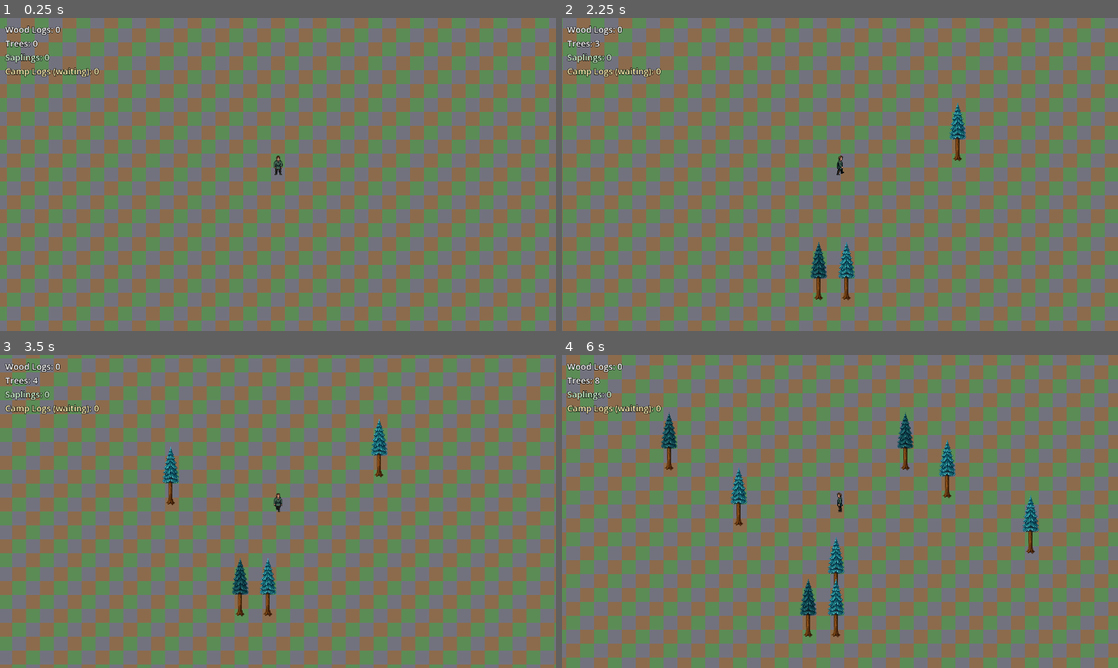
Above: before the commit, frames 1-4 (two rows, left to right).
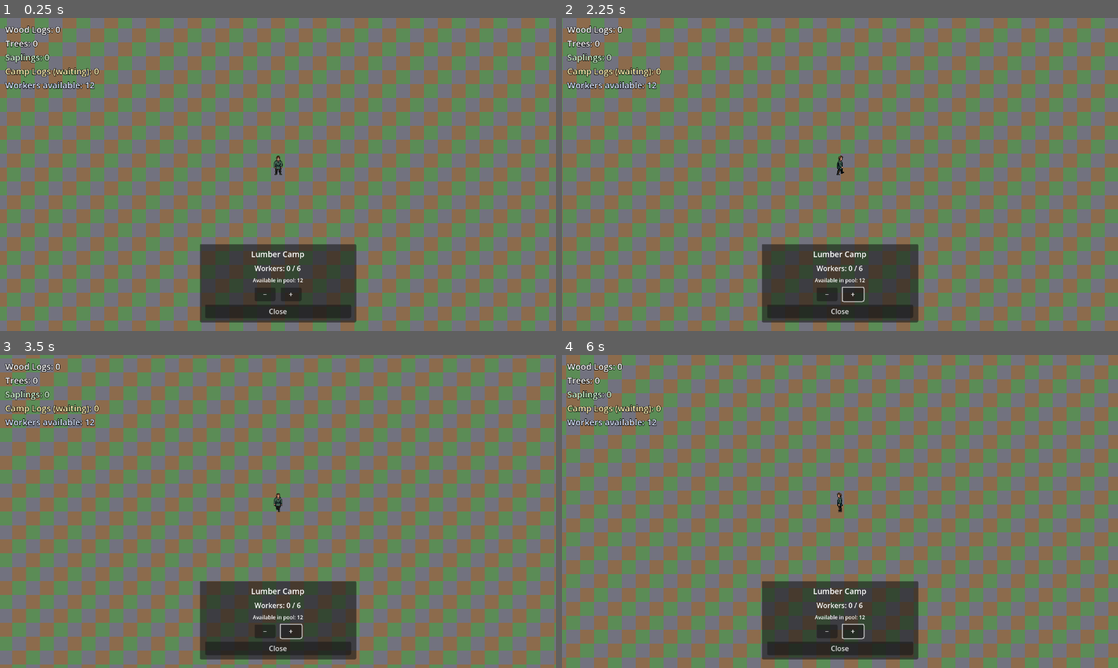
Above: after the commit, the same moments.

Repository: mcchesneyjg-max/Test-Gamer
Game: Godot game, scene res://main.tscn
Two runs of this game, one before a commit and one after it. Both use one fixed random seed, a clock stepped at 60 frames per second and the inputs below.
Inputs (mouse positions are in pixels of both pictures, inside the frame that each line leads up to):
- Up to frame 1 (0.25 s): no input
- Up to frame 2 (2.25 s): click (828, 293) at 0.5 s, where only the run after the commit has a clickable "−"; click (851, 293) at 1.25 s, where only the run after the commit has a clickable "+"; tap Enter at 2 s; move the mouse to (962, 158) at 2.02 s; hold D (move_right) from 2.03 s (still down); tap T at 2.1 s; click (962, 158) at 2.17 s
- Up to frame 3 (3.5 s): move the mouse to (166, 527) at 2.77 s; release D (move_right) at 2.78 s; hold S (move_down) from 2.78 s (still down); tap T at 2.85 s; click (166, 527) at 2.92 s
- Up to frame 4 (6 s): move the mouse to (895, 442) at 3.52 s; release S (move_down) at 3.53 s; hold D (move_right) 3.53-4.28 s; tap T every 0.75 s from 3.6 to 5.85 s; click (895, 442) at 3.67 s; move the mouse to (812, 574) at 4.27 s; hold W (move_up) 4.28-5.03 s; click (812, 574) at 4.42 s; move the mouse to (1006, 558) at 5.02 s; hold A (move_left) from 5.03 s (still down); click (1006, 558) at 5.17 s; tap Escape at 5.65 s; move the mouse to (673, 464) at 5.77 s; click (673, 464) at 5.92 s

The runs differ from the first frame. In frame 1, 7.3% of the frame differs, in the area x 0-65%, y 20-98%; in frame 2, 7.6%; in frame 3, 8.0%; in frame 4, 8.8%, in the area x 0-86%, y 7-98%.
Error after the commit: Parse Error: Cannot infer the type of "offset" variable because the value doesn't have a set type. (res://scripts/lumber_camp.gd:138)

Commit message:
Add lumber camp worker pool with click-to-assign UI
Each lumber camp supports up to 6 workers drawn from a global pool of 12.
Click a camp to open a panel with +/- buttons to assign or release workers.
The HUD shows how many workers remain available in the pool.

Co-authored-by: mcchesneyjg-max <mcchesneyjg-max@users.noreply.github.com>

Diff:
--- a/game/main.tscn
+++ b/game/main.tscn
@@ -7,6 +7,7 @@
 [ext_resource type="PackedScene" uid="uid://game-hud" path="res://scenes/game_hud.tscn" id="6_hud"]
 [ext_resource type="Script" path="res://scripts/dev_screenshot.gd" id="7_screenshot"]
 [ext_resource type="PackedScene" uid="uid://forester-ui" path="res://scenes/forester_ui.tscn" id="8_forester_ui"]
+[ext_resource type="PackedScene" uid="uid://lumber-camp-ui" path="res://scenes/lumber_camp_ui.tscn" id="11_lumber_camp_ui"]
 [ext_resource type="Script" path="res://scripts/forester_zone_overlay.gd" id="9_zone_overlay"]
 [ext_resource type="PackedScene" uid="uid://city-siege-player" path="res://scenes/player.tscn" id="10_player"]
 
@@ -35,3 +36,5 @@
 [node name="GameHud" parent="." instance=ExtResource("6_hud")]
 
 [node name="ForesterUi" parent="." instance=ExtResource("8_forester_ui")]
+
+[node name="LumberCampUi" parent="." instance=ExtResource("11_lumber_camp_ui")]
--- a/game/project.godot
+++ b/game/project.godot
@@ -25,6 +25,7 @@
 HaulerStationRegistry="*res://scripts/hauler_station_registry.gd"
 SaplingRegistry="*res://scripts/sapling_registry.gd"
 ForesterLodgeRegistry="*res://scripts/forester_lodge_registry.gd"
+WorkerPool="*res://scripts/worker_pool.gd"
 
 [display]
 
--- a/game/scenes/game_hud.tscn
+++ b/game/scenes/game_hud.tscn
@@ -45,3 +45,11 @@
 theme_override_constants/outline_size = 4
 theme_override_font_sizes/font_size = 20
 text = "Camp Logs (waiting): 0"
+
+[node name="WorkerPoolLabel" type="Label" parent="MarginContainer/VBoxContainer"]
+layout_mode = 2
+theme_override_colors/font_color = Color(0.85, 0.9, 1, 1)
+theme_override_colors/font_outline_color = Color(0, 0, 0, 1)
+theme_override_constants/outline_size = 4
+theme_override_font_sizes/font_size = 20
+text = "Workers available: 12"
--- /dev/null
+++ b/game/scenes/lumber_camp_ui.tscn
@@ -0,0 +1,70 @@
+[gd_scene load_steps=2 format=3 uid="uid://lumber-camp-ui"]
+
+[ext_resource type="Script" path="res://scripts/lumber_camp_ui.gd" id="1_ui"]
+
+[node name="LumberCampUi" type="CanvasLayer"]
+script = ExtResource("1_ui")
+
+[node name="Panel" type="PanelContainer" parent="."]
+anchors_preset = 7
+anchor_left = 0.5
+anchor_top = 1.0
+anchor_right = 0.5
+anchor_bottom = 1.0
+offset_left = -180.0
+offset_top = -200.0
+offset_right = 180.0
+offset_bottom = -20.0
+grow_horizontal = 2
+grow_vertical = 0
+
+[node name="Margin" type="MarginContainer" parent="Panel"]
+layout_mode = 2
+theme_override_constants/margin_left = 12
+theme_override_constants/margin_top = 10
+theme_override_constants/margin_right = 12
+theme_override_constants/margin_bottom = 10
+
+[node name="VBox" type="VBoxContainer" parent="Panel/Margin"]
+layout_mode = 2
+theme_override_constants/separation = 8
+
+[node name="TitleLabel" type="Label" parent="Panel/Margin/VBox"]
+layout_mode = 2
+theme_override_font_sizes/font_size = 18
+text = "Lumber Camp"
+horizontal_alignment = 1
+
+[node name="WorkersLabel" type="Label" parent="Panel/Margin/VBox"]
+layout_mode = 2
+text = "Workers: 0 / 6"
+horizontal_alignment = 1
+
+[node name="PoolLabel" type="Label" parent="Panel/Margin/VBox"]
+layout_mode = 2
+theme_override_font_sizes/font_size = 12
+text = "Available in pool: 12"
+horizontal_alignment = 1
+
+[node name="WorkerControls" type="HBoxContainer" parent="Panel/Margin/VBox"]
+layout_mode = 2
+alignment = 1
+theme_override_constants/separation = 12
+
+[node name="RemoveButton" type="Button" parent="Panel/Margin/VBox/WorkerControls"]
+layout_mode = 2
+custom_minimum_size = Vector2(48, 0)
+text = "−"
+
+[node name="AddButton" type="Button" parent="Panel/Margin/VBox/WorkerControls"]
+layout_mode = 2
+custom_minimum_size = Vector2(48, 0)
+text = "+"
+
+[node name="CloseButton" type="Button" parent="Panel/Margin/VBox"]
+layout_mode = 2
+text = "Close"
+
+[connection signal="pressed" from="Panel/Margin/VBox/WorkerControls/AddButton" to="." method="_on_add_pressed"]
+[connection signal="pressed" from="Panel/Margin/VBox/WorkerControls/RemoveButton" to="." method="_on_remove_pressed"]
+[connection signal="pressed" from="Panel/Margin/VBox/CloseButton" to="." method="_on_close_pressed"]
--- a/game/scripts/game_hud.gd
+++ b/game/scripts/game_hud.gd
@@ -4,6 +4,7 @@
 @onready var _tree_label: Label = $MarginContainer/VBoxContainer/TreesLabel
 @onready var _sapling_label: Label = $MarginContainer/VBoxContainer/SaplingsLabel
 @onready var _camp_logs_label: Label = $MarginContainer/VBoxContainer/CampLogsLabel
+@onready var _worker_pool_label: Label = $MarginContainer/VBoxContainer/WorkerPoolLabel
 
 var _refresh_timer: float = 0.0
 
@@ -12,9 +13,11 @@
 	_update_tree_label()
 	_update_sapling_label()
 	_update_camp_logs_label()
+	_update_worker_pool_label()
 	Warehouse.wood_logs_changed.connect(func(_v): _update_wood_label())
 	TreeRegistry.tree_count_changed.connect(func(_c): _update_tree_label())
 	SaplingRegistry.sapling_count_changed.connect(func(_c): _update_sapling_label())
+	WorkerPool.pool_changed.connect(func(_a, _b, _c): _update_worker_pool_label())
 
 func _process(delta: float) -> void:
 	_refresh_timer += delta
@@ -36,6 +39,9 @@
 func _update_sapling_label() -> void:
 	_sapling_label.text = "Saplings: %d" % SaplingRegistry.get_sapling_count()
 
+func _update_worker_pool_label() -> void:
+	_worker_pool_label.text = "Workers available: %d" % WorkerPool.get_available()
+
 func _update_camp_logs_label() -> void:
 	var waiting := 0
 	for camp in CampRegistry.get_active_camps():
--- a/game/scripts/lumber_camp.gd
+++ b/game/scripts/lumber_camp.gd
@@ -1,6 +1,15 @@
 extends Node2D
 
 const LUMBERJACK_WORKER_SCENE := preload("res://scenes/lumberjack_worker.tscn")
+const MAX_WORKERS := 6
+const WORKER_OFFSETS := [
+	Vector2(6, 38),
+	Vector2(16, 38),
+	Vector2(26, 38),
+	Vector2(-4, 42),
+	Vector2(10, 42),
+	Vector2(22, 42),
+]
 
 @export var chop_interval: float = 8.0
 @export var chop_radius_tiles: int = 6
@@ -8,17 +17,54 @@
 @onready var _storage = $StorageAreas
 @onready var _tilemap: TileMap = get_parent() as TileMap
 
-var _worker: Node2D
+var _workers: Array[Node2D] = []
+var _assigned_count: int = 0
 
 func _ready() -> void:
 	CampRegistry.register_camp(self)
-	call_deferred("_spawn_worker")
 	YSortDepth.apply_to_entity(self)
 
 func _exit_tree() -> void:
-	if is_instance_valid(_worker):
-		_worker.queue_free()
+	_release_all_workers_to_pool()
+	_despawn_all_workers()
 	CampRegistry.unregister_camp(self)
+
+func get_max_workers() -> int:
+	return MAX_WORKERS
+
+func get_assigned_worker_count() -> int:
+	return _assigned_count
+
+func can_add_worker() -> bool:
+	return _assigned_count < MAX_WORKERS and WorkerPool.get_available() > 0
+
+func can_remove_worker() -> bool:
+	return _assigned_count > 0
+
+func add_worker() -> bool:
+	if not can_add_worker():
+		return false
+	if not WorkerPool.try_assign(1):
+		return false
+	_assigned_count += 1
+	_spawn_worker_at(_assigned_count - 1)
+	return true
+
+func remove_worker() -> bool:
+	if not can_remove_worker():
+		return false
+	WorkerPool.release(1)
+	_assigned_count -= 1
+	if _workers.size() > _assigned_count:
+		var worker: Node2D = _workers.pop_back()
+		if is_instance_valid(worker):
+			worker.queue_free()
+	return true
+
+func occupies_tile(tile: Vector2i) -> bool:
+	if _tilemap == null:
+		return false
+	return _tilemap.local_to_map(position) == tile
 
 func get_chop_duration() -> float:
 	return chop_interval
@@ -72,11 +118,24 @@
 
 	return nearest
 
-func _spawn_worker() -> void:
+func _release_all_workers_to_pool() -> void:
+	if _assigned_count > 0:
+		WorkerPool.release(_assigned_count)
+		_assigned_count = 0
+
+func _despawn_all_workers() -> void:
+	for worker in _workers:
+		if is_instance_valid(worker):
+			worker.queue_free()
+	_workers.clear()
+
+func _spawn_worker_at(index: int) -> void:
 	if _tilemap == null:
 		return
 
-	_worker = LUMBERJACK_WORKER_SCENE.instantiate()
-	_worker.setup(self)
-	_worker.position = position + Vector2(10, 38)
-	_tilemap.add_child(_worker)
+	var worker := LUMBERJACK_WORKER_SCENE.instantiate()
+	worker.setup(self)
+	var offset := WORKER_OFFSETS[index % WORKER_OFFSETS.size()]
+	worker.position = position + offset
+	_tilemap.add_child(worker)
+	_workers.append(worker)
--- /dev/null
+++ b/game/scripts/lumber_camp_ui.gd
@@ -0,0 +1,83 @@
+extends CanvasLayer
+
+@onready var _panel: PanelContainer = $Panel
+@onready var _title_label: Label = $Panel/Margin/VBox/TitleLabel
+@onready var _workers_label: Label = $Panel/Margin/VBox/WorkersLabel
+@onready var _pool_label: Label = $Panel/Margin/VBox/PoolLabel
+@onready var _add_button: Button = $Panel/Margin/VBox/WorkerControls/AddButton
+@onready var _remove_button: Button = $Panel/Margin/VBox/WorkerControls/RemoveButton
+@onready var _close_button: Button = $Panel/Margin/VBox/CloseButton
+
+var _tilemap: TileMap
+var _selected_camp: Node2D
+
+func setup(tilemap: TileMap) -> void:
+	_tilemap = tilemap
+	_panel.visible = false
+	WorkerPool.pool_changed.connect(_on_pool_changed)
+
+func handle_input(event: InputEvent) -> bool:
+	if event is InputEventMouseButton and event.pressed and event.button_index == MOUSE_BUTTON_LEFT:
+		return _try_select_camp()
+	if event is InputEventKey and event.pressed and event.keycode == KEY_ESCAPE:
+		_close_panel()
+		return true
+	return _panel.visible
+
+func is_blocking_placement() -> bool:
+	return _panel.visible
+
+func _try_select_camp() -> bool:
+	var camp := _camp_at_mouse()
+	if camp == null:
+		if _panel.visible:
+			_close_panel()
+		return _panel.visible
+	_open_panel(camp)
+	return true
+
+func _open_panel(camp: Node2D) -> void:
+	_selected_camp = camp
+	_title_label.text = "Lumber Camp"
+	_refresh_panel_labels()
+	_panel.visible = true
+
+func _close_panel() -> void:
+	_panel.visible = false
+	_selected_camp = null
+
+func _refresh_panel_labels() -> void:
+	if _selected_camp == null or not is_instance_valid(_selected_camp):
+		return
+	var assigned := _selected_camp.get_assigned_worker_count()
+	var max_workers := _selected_camp.get_max_workers()
+	_workers_label.text = "Workers: %d / %d" % [assigned, max_workers]
+	_pool_label.text = "Available in pool: %d" % WorkerPool.get_available()
+	_add_button.disabled = not _selected_camp.can_add_worker()
+	_remove_button.disabled = not _selected_camp.can_remove_worker()
+
+func _on_add_pressed() -> void:
+	if _selected_camp == null or not is_instance_valid(_selected_camp):
+		return
+	if _selected_camp.add_worker():
+		_refresh_panel_labels()
+
+func _on_remove_pressed() -> void:
+	if _selected_camp == null or not is_instance_valid(_selected_camp):
+		return
+	if _selected_camp.remove_worker():
+		_refresh_panel_labels()
+
+func _on_close_pressed() -> void:
+	_close_panel()
+
+func _on_pool_changed(_available: int, _assigned: int, _total: int) -> void:
+	if _panel.visible:
+		_refresh_panel_labels()
+
+func _camp_at_mouse() -> Node2D:
+	var click_tile := GridPlacement.mouse_tile_coords(_tilemap)
+	for camp in CampRegistry.get_active_camps():
+		if camp.has_method("occupies_tile") and camp.occupies_tile(click_tile):
+			return camp
+	return null
--- a/game/scripts/main.gd
+++ b/game/scripts/main.gd
@@ -3,9 +3,11 @@
 @onready var _tilemap: TileMap = $TileMap
 @onready var _zone_overlay: Node2D = $ForesterZoneOverlay
 @onready var _forester_ui: CanvasLayer = $ForesterUi
+@onready var _lumber_camp_ui: CanvasLayer = $LumberCampUi
 
 func _ready() -> void:
 	_forester_ui.setup(_tilemap, _zone_overlay)
+	_lumber_camp_ui.setup(_tilemap)
 	_zone_overlay.setup(_tilemap)
 
 	for lodge in ForesterLodgeRegistry.get_active_lodges():
--- a/game/scripts/tree_placer.gd
+++ b/game/scripts/tree_placer.gd
@@ -2,6 +2,7 @@
 
 @onready var _tilemap: TileMap = $"../TileMap"
 @onready var _forester_ui: CanvasLayer = $"../ForesterUi"
+@onready var _lumber_camp_ui: CanvasLayer = $"../LumberCampUi"
 
 const MATURE_TREE_SCENE := preload("res://scenes/mature_tree.tscn")
 const LUMBER_CAMP_SCENE := preload("res://scenes/lumber_camp.tscn")
@@ -12,7 +13,11 @@
 func _unhandled_input(event: InputEvent) -> void:
 	if _forester_ui and _forester_ui.handle_input(event):
 		return
+	if _lumber_camp_ui and _lumber_camp_ui.handle_input(event):
+		return
 	if _forester_ui and _forester_ui.is_blocking_placement():
+		return
+	if _lumber_camp_ui and _lumber_camp_ui.is_blocking_placement():
 		return
 
 	if event is InputEventMouseButton and event.pressed:
--- /dev/null
+++ b/game/scripts/worker_pool.gd
@@ -0,0 +1,34 @@
+extends Node
+
+signal pool_changed(available: int, assigned: int, total: int)
+
+@export var pool_size: int = 12
+
+var _assigned: int = 0
+
+func _ready() -> void:
+	pool_changed.emit(get_available(), _assigned, pool_size)
+
+func get_available() -> int:
+	return pool_size - _assigned
+
+func get_assigned() -> int:
+	return _assigned
+
+func get_total() -> int:
+	return pool_size
+
+func try_assign(amount: int = 1) -> bool:
+	if amount <= 0:
+		return false
+	if _assigned + amount > pool_size:
+		return false
+	_assigned += amount
+	pool_changed.emit(get_available(), _assigned, pool_size)
+	return true
+
+func release(amount: int = 1) -> void:
+	if amount <= 0:
+		return
+	_assigned = maxi(0, _assigned - amount)
+	pool_changed.emit(get_available(), _assigned, pool_size)
